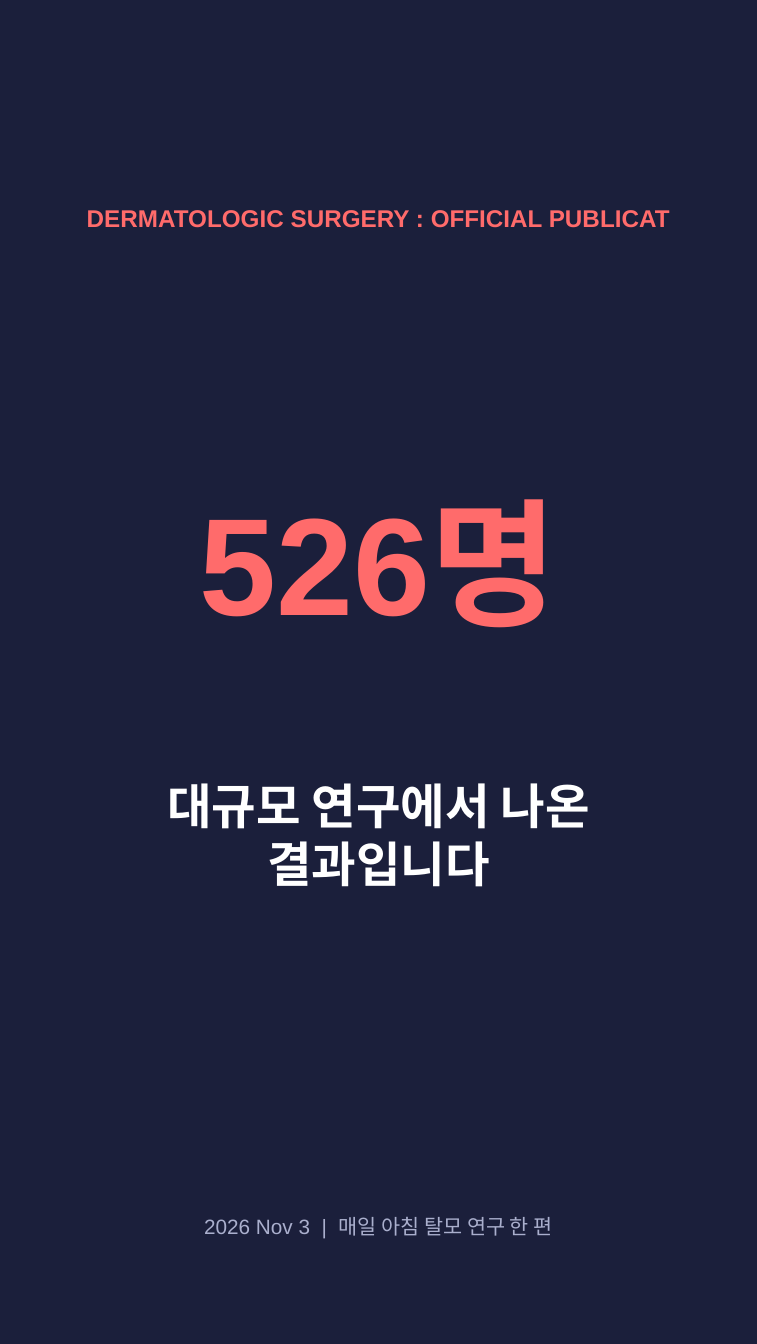
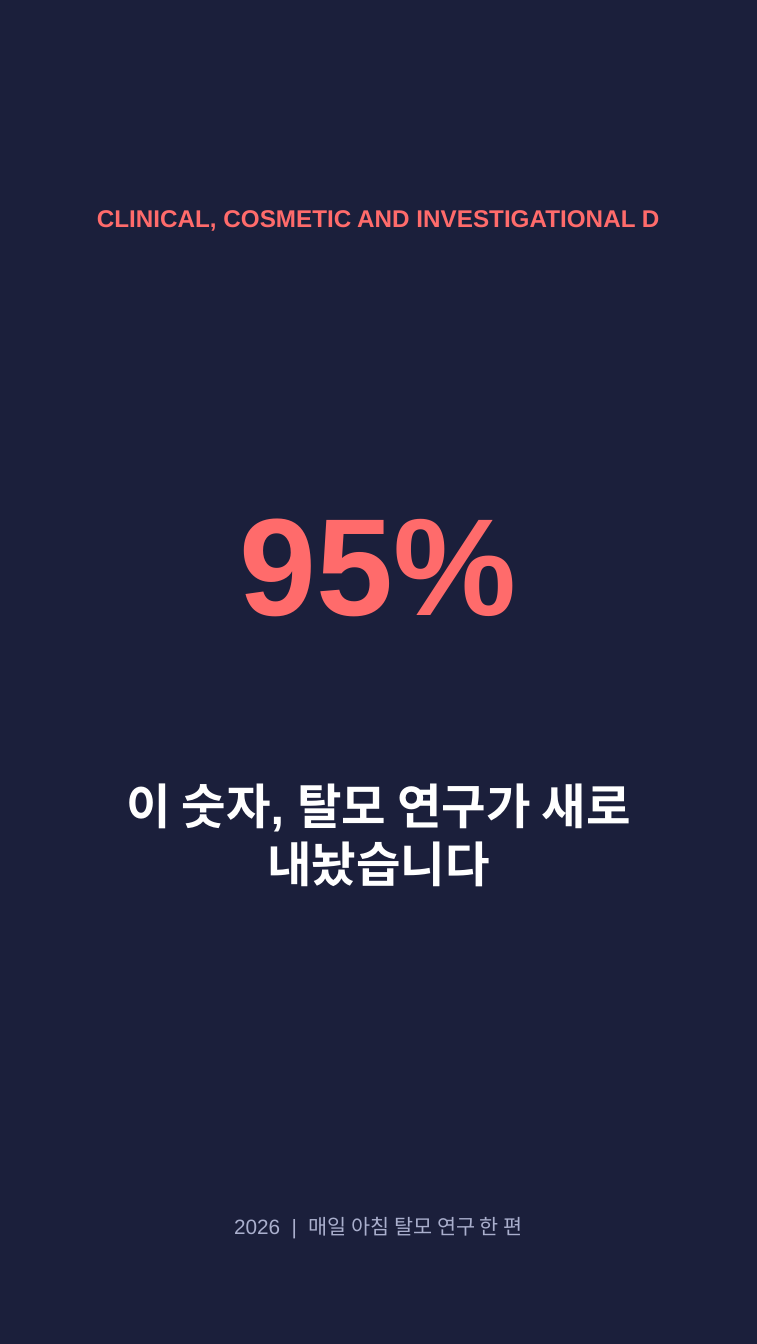
Before and after one commit to hyokang2010-BJ-ANTH/product-builder-test, a slide deck: slide 1 of pwa/data/latest/slides.pptx. Drawn at 757x1344 pixels with LibreOffice and Linux fonts; fonts in the diff are those of the drawing. Boxes give left, top, right and bottom in pixels: in the first picture for what was removed or moved away, otherwise in the second. Text is boxed around its words. In the diff, an @@ line names an element or a change of style, - is before the commit and + after.

```diff
--- a/pwa/data/latest/slides.pptx
+++ b/pwa/data/latest/slides.pptx
@@ text at bbox=[97, 210, 659, 231]: text changed @@
-DERMATOLOGIC SURGERY : OFFICIAL PUBLICAT
+CLINICAL, COSMETIC AND INVESTIGATIONAL D
@@ text at bbox=[240, 518, 517, 617]: text changed @@
-526명
+95%
@@ text at bbox=[126, 783, 631, 887]: text changed @@
-대규모 연구에서 나온 결과입니다
+이 숫자, 탈모 연구가 새로 내놨습니다
@@ text at bbox=[234, 1217, 523, 1236]: text changed @@
-2026 Nov 3 | 매일 아침 탈모 연구 한 편
+2026 | 매일 아침 탈모 연구 한 편
```
Also in this commit, not shown: 3 other slides changed, 5 slides added, 4 slides removed, 28 other files.
